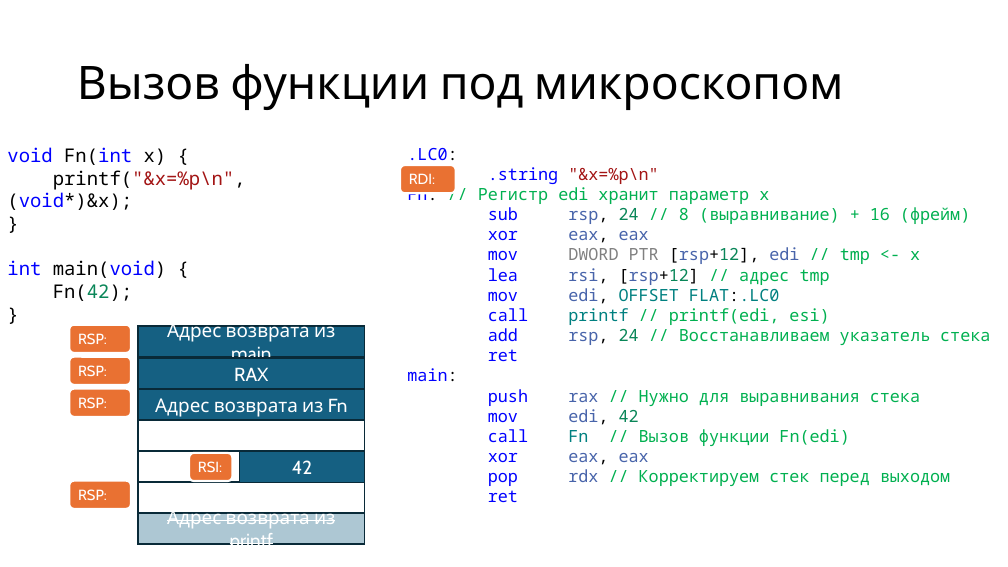
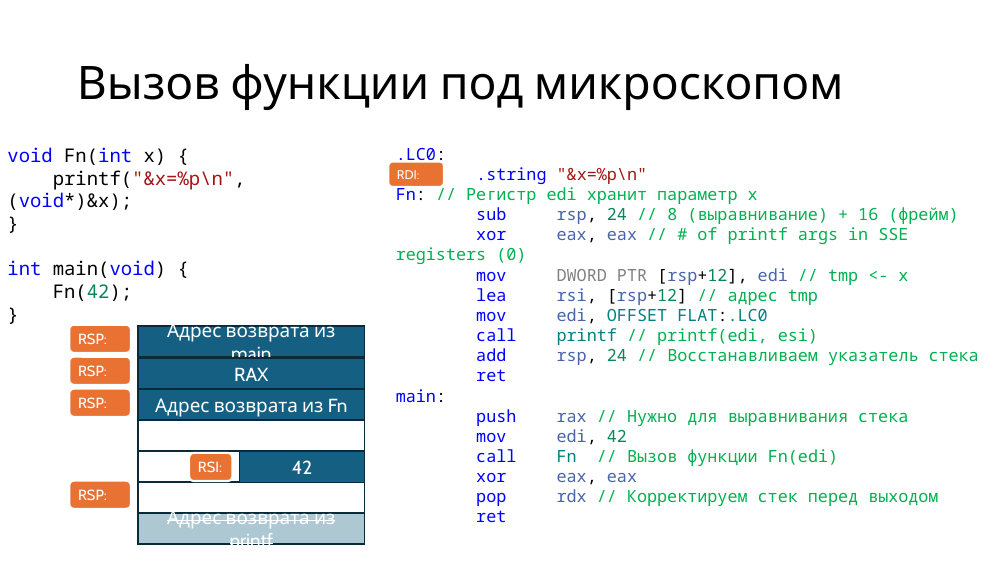
Before and after one commit to alexey-malov/mpp, a slide deck: slide 13 of lectures/11/Exploring Program Memory.pptx. Drawn at 1008x567 pixels with LibreOffice and Linux fonts; fonts in the diff are those of the drawing. Boxes give left, top, right and bottom in pixels: in the first picture for what was removed or moved away, otherwise in the second. Text is boxed around its words. In the diff, an @@ line names an element or a change of style, - is before the commit and + after.

```diff
--- a/lectures/11/Exploring Program Memory.pptx
+++ b/lectures/11/Exploring Program Memory.pptx
@@ text ".LC0:": place and size @@
-text ".LC0:" at box(407, 148, 990, 502)
+text ".LC0:" at box(396, 148, 979, 522)
@@ rounded rectangle "RDI:": place and size @@
-rounded rectangle "RDI:" at box(400, 165, 456, 193)
+rounded rectangle "RDI:" at box(389, 162, 445, 188)
@@ rounded rectangle "RDI:" at box(389, 162, 445, 188): size 14 to 12 pt @@
@@ text at box(396, 227, 908, 264): text changed; text colour #4864AA to #00B050 @@
-xor eax, eax
+xor eax, eax // # of printf args in SSE registers (0)
```
Also in this commit, not shown: 1 other slide changed, 2 other files.
